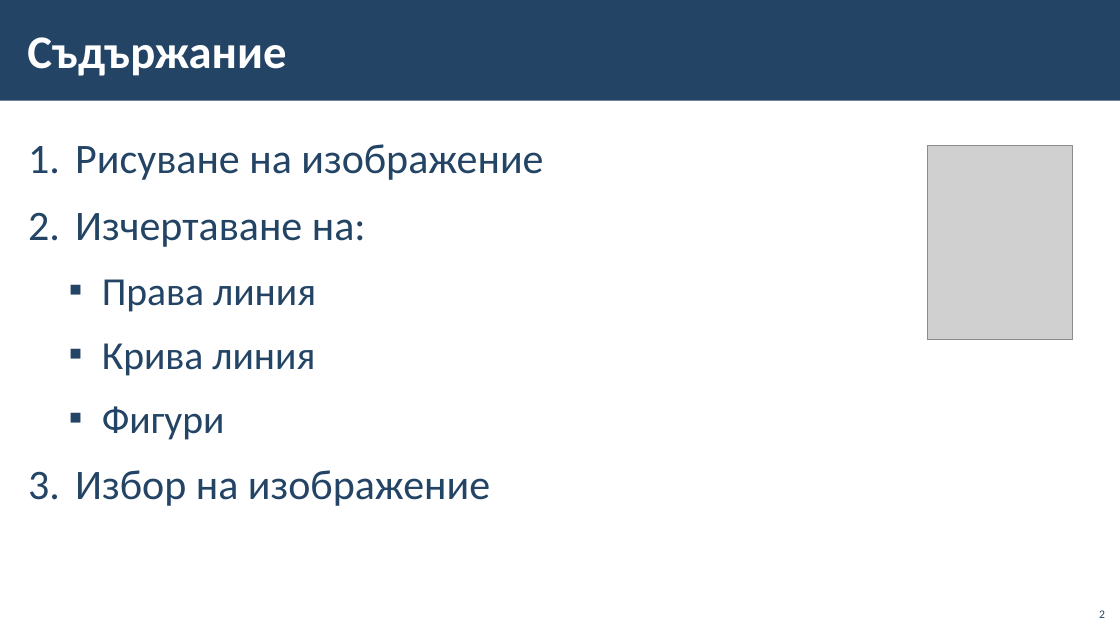
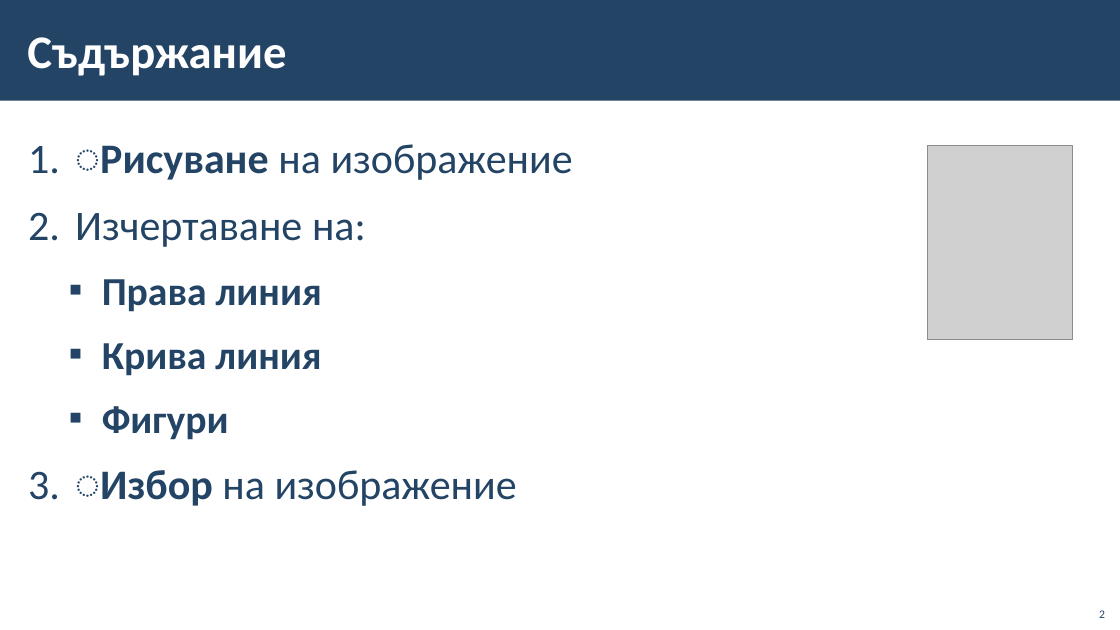
Before and after one commit to BG-IT-Edu/School-Programming, a slide deck: slide 2 of Courses/Computer-Modeling-and-IT/Computer-Modeling-and-IT-5-Class/13-Freehand-Drawing-and-Painting-Tools/13-Freehand-Drawing-and-Painting-Tools.pptx. Drawn at 1120x630 pixels with LibreOffice and Linux fonts; fonts in the diff are those of the drawing; grey boxes stand for pictures; background and template pictures are left out. Boxes give left, top, right and bottom in pixels: in the first picture for what was removed or moved away, otherwise in the second. Text is boxed around its words. In the diff, an @@ line names an element or a change of style, - is before the commit and + after.

```diff
--- a/Courses/Computer-Modeling-and-IT/Computer-Modeling-and-IT-5-Class/13-Freehand-Drawing-and-Painting-Tools/13-Freehand-Drawing-and-Painting-Tools.pptx
+++ b/Courses/Computer-Modeling-and-IT/Computer-Modeling-and-IT-5-Class/13-Freehand-Drawing-and-Painting-Tools/13-Freehand-Drawing-and-Painting-Tools.pptx
@@ text at box(100, 144, 573, 180): text changed @@
-1. Рисуване на изображение
+1. ͏Рисуване на изображение
@@ text at box(102, 279, 322, 440): bold on in "Права линия", "Крива линия", "Фигури" @@
@@ text at box(100, 470, 517, 506): text changed @@
-3. Избор на изображение
+3. ͏Избор на изображение
```
Also in this commit, not shown: 1 other slide changed, 5 slides added.
